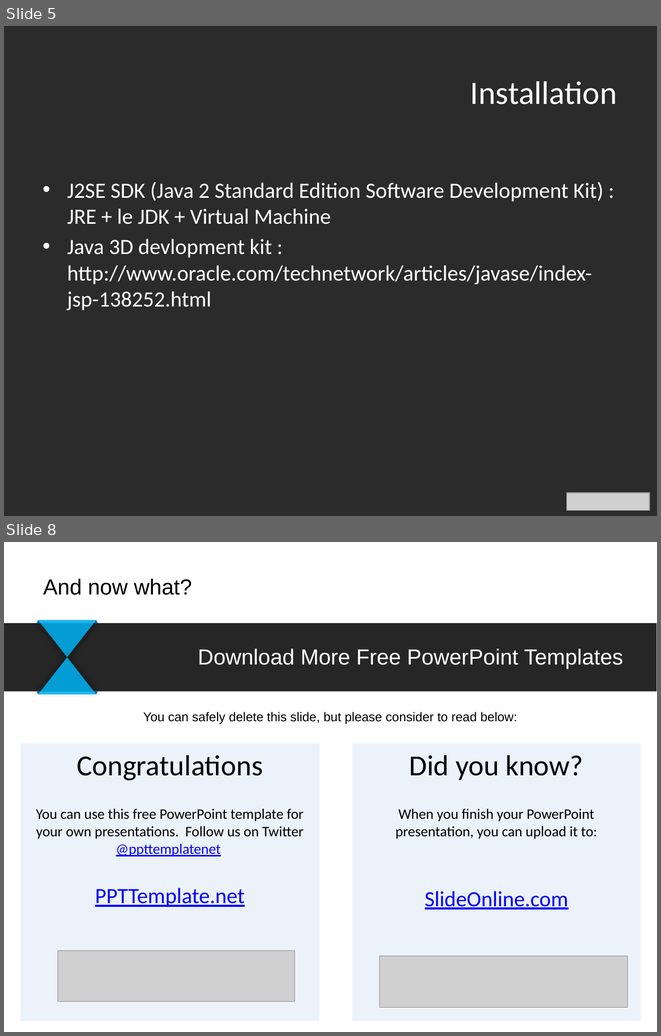
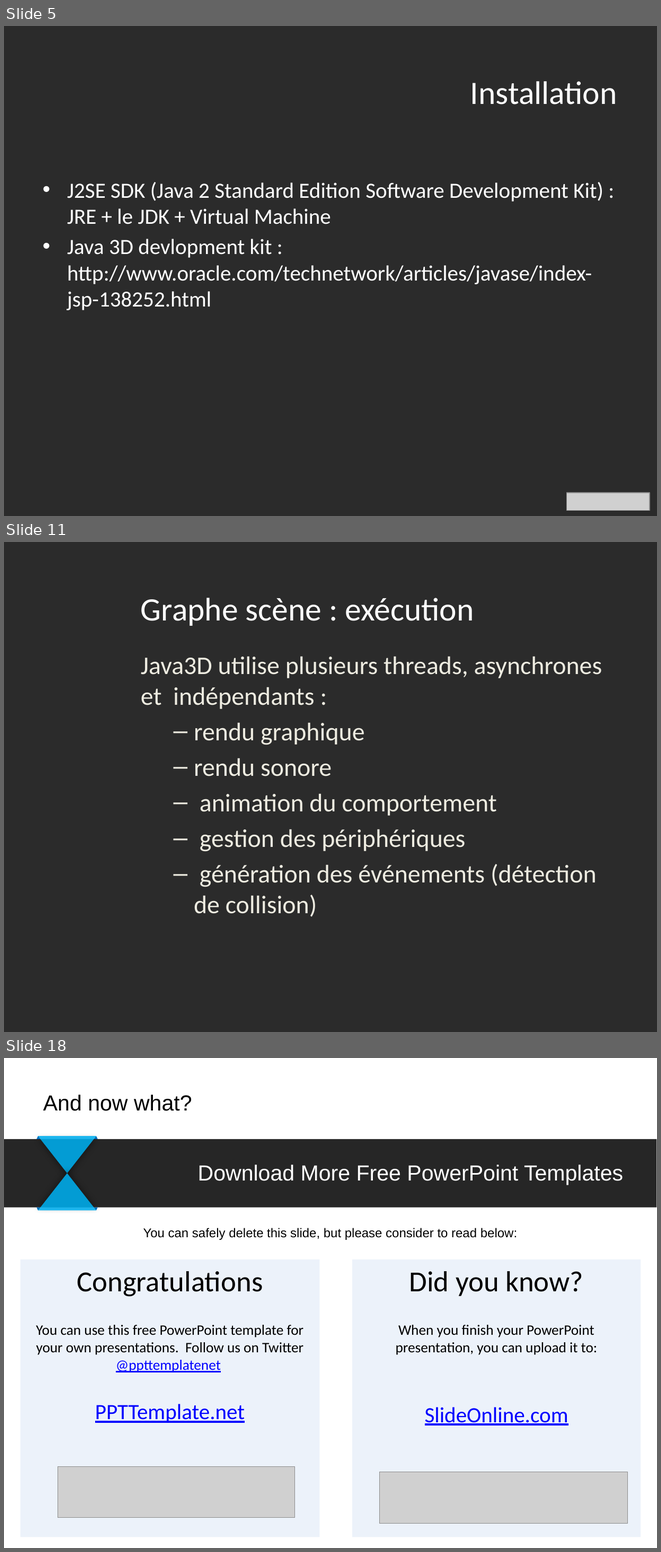
Before and after one commit to IlsanS/Math3D, a slide deck: powerpoint/Présentation1.pptx. Shown one above the other, each under a label of ours: slides 5 and 8 before the commit, slides 5, 11 and 18 after it; the slides between them are not shown. The pictures are 661x1036 and 661x1552 pixels, drawn with LibreOffice and Linux fonts; fonts in the diff are those of the drawing; grey boxes stand for pictures; background and template pictures are left out; a plain dark background stands for a picture behind light text. Boxes give left, top, right and bottom in pixels: in the first picture for what was removed or moved away, otherwise in the second. Text is boxed around its words. In the diff, an @@ line names an element or a change of style, - is before the commit and + after.

```diff
--- a/powerpoint/Présentation1.pptx
+++ b/powerpoint/Présentation1.pptx
@@ slide 11 added at <box>4,542,657,1032</box>, background picture (left out) @@
@@ title added at <box>141,598,474,626</box>, 36 pt, text #FFFFFF @@
+Graphe scène : exécution
@@ text added at <box>141,656,602,917</box>, 28 pt, text #EEECE1 @@
+Java3D utilise plusieurs threads, asynchrones et indépendants :
+  – rendu graphique
+  – rendu sonore
+  – animation du comportement
+  – gestion des périphériques
+  – génération des événements (détection de collision)
@@ what was slide 8 is now slide 18 @@
```
Also in this commit, not shown: 11 other slides added, 2 slides removed, 8 other files.
